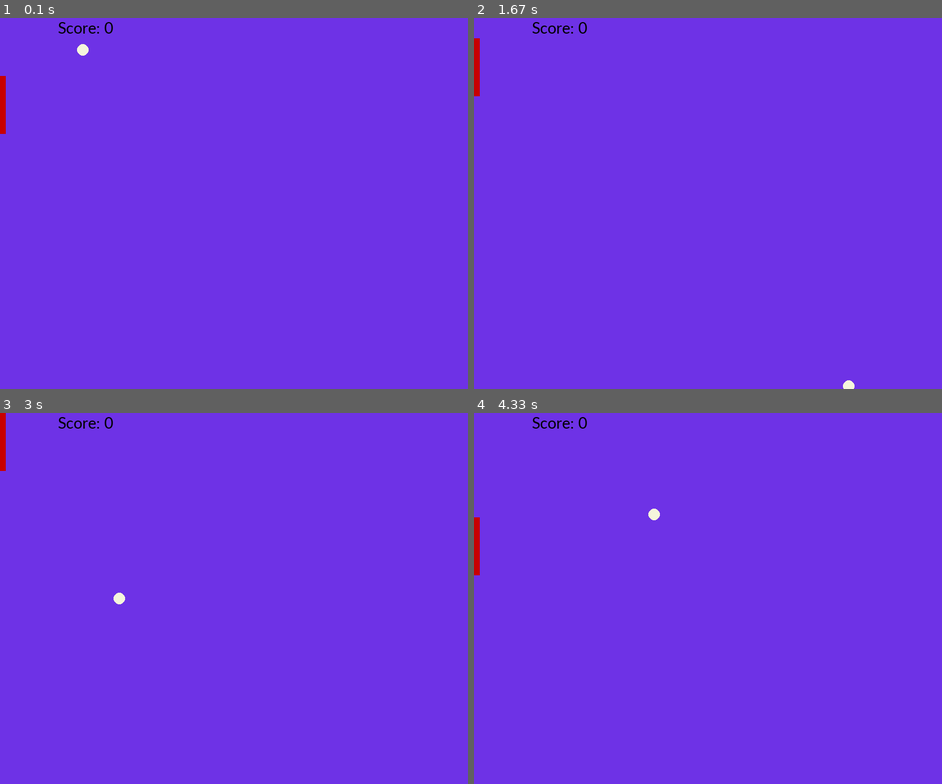
Above: before the commit, frames 1-4 (two rows, left to right).
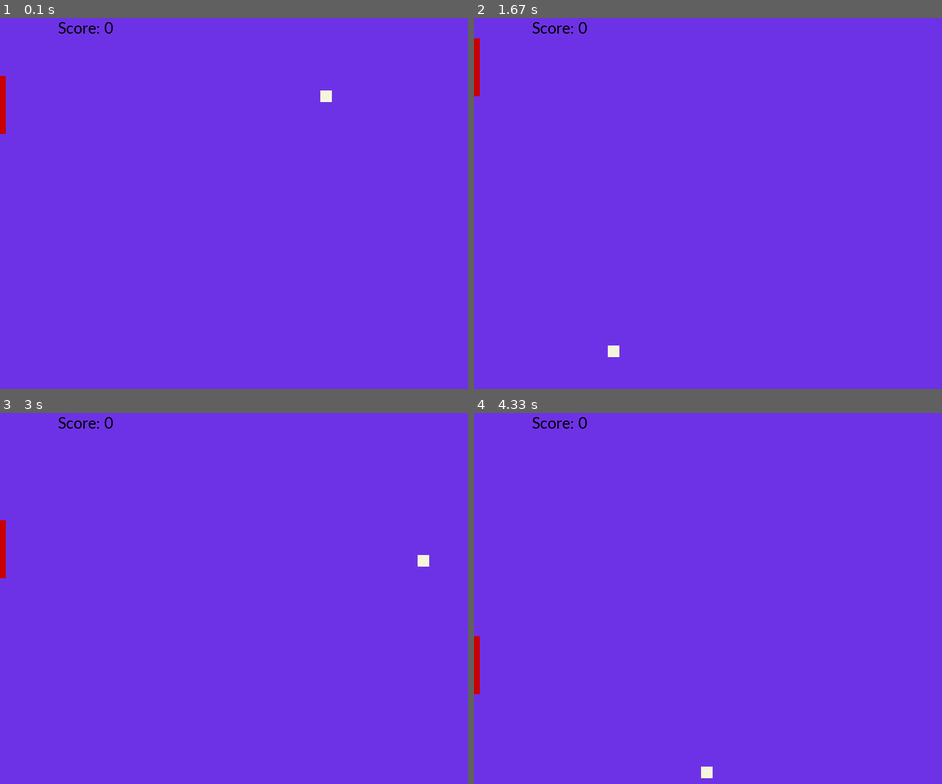
Above: after the commit, the same moments.

Repository: BackMountainDevil/pongPygame
Game: pygame game, started from pong.py
The game is run twice, just before and just after one commit, with the same random seed, the same clock (stepped at 60 frames per second) and the same inputs.
Inputs:
- Up to frame 1 (0.1 s): no input
- Up to frame 2 (1.67 s): hold W 0.33-0.8 s; hold S 0.83-1.13 s; tap Space at 0.9, 1.23, 1.63 s; hold W 1.17-1.53 s; hold S from 1.57 s (still down)
- Up to frame 3 (3 s): release S at 1.93 s; hold W 1.97-2.27 s; tap Space at 2.03, 2.37, 2.7 s; hold S 2.3-2.6 s; hold W from 2.63 s (still down)
- Up to frame 4 (4.33 s): release W at 3 s; hold S 3.03-3.4 s; tap Space at 3.1, 3.5, 3.83, 4.17 s; hold W 3.43-3.73 s; hold S 3.77-4.07 s; hold W from 4.1 s (still down)

The runs differ from the first frame. In frame 1, 0.1% of the frame differs, in the area x 16-71%, y 7-23%; in frame 2, 0.1%; in frame 3, 0.5%, in the area x 0-92%, y 0-52%; in frame 4, 0.5%.

Commit message:
使用sprite进行碰撞检测、用Group绘制

Diff:
--- a/ball.py
+++ b/ball.py
@@ -1,21 +1,26 @@
-class ball():
+import pygame
+
+
+class ball(pygame.sprite.Sprite):
     """
     乒乓球类，存放相关参数
     """
-    x = 80  # 球数据
-    y = 10
+
     radius = 10
     speedx = 7
     speedy = 5
-    WIDTH = -1
-    HEIGHT = -1
 
-    def __init__(self, width, height):
+    def __init__(self, color, width, height):
+        pygame.sprite.Sprite.__init__(self)
+
+        self.image = pygame.Surface([width, height])
+        self.image.fill(color)
+        self.rect = self.image.get_rect()  # 位置数据
         self.WIDTH = width
         self.HEIGHT = height
 
     def reset(self):
-        self.x = 80  # 球数据
-        self.y = 10
+        self.rect.x = 490  # 球数据
+        self.rect.y = 80
         self.speedx = 7
         self.speedy = 5
--- a/pong.py
+++ b/pong.py
@@ -31,9 +31,6 @@
 
 
 def main():
-    bball = ball(WIDTH, HEIGHT)
-    rkt = racket()
-
     isload = False  # 音乐是否载入
     isfont = False  # 字体是否存在
     ispause = False  # 是否暂停
@@ -42,6 +39,19 @@
     pygame.init()
     screen = pygame.display.set_mode((WIDTH, HEIGHT))
     pygame.display.set_caption('Pong Pygame program')
+
+    bball = ball(CBALL, 20, 20)
+    bball.rect.x = 490
+    bball.rect.y = 80
+    rkt = racket(CRKT, 10, 100)
+    rkt.rect.x = 0
+    rkt.rect.y = 100
+
+    ball_list = pygame.sprite.Group()   # 存放小球
+    all_list = pygame.sprite.Group()    # 存放全部
+    ball_list.add(bball)
+    all_list.add(bball)
+    all_list.add(rkt)
 
     pygame.mixer.init()  # 初始化音频模块并载入音频文件
     try:
@@ -87,19 +97,19 @@
                         mbegin.play()
 
         if (not ispause) and (not isfail):  # 未暂停且未结束的情况下才处理移动
-            if (rkt.rkty - rkt.rkstep >= 0) and pygame.key.get_pressed()[K_w]:
-                rkt.rkty = rkt.rkty - rkt.rkstep
-            if (rkt.rkty + rkt.rkth + rkt.rkstep <=
+            if (rkt.rect.y - rkt.rkstep >=
+                    0) and pygame.key.get_pressed()[K_w]:
+                rkt.rect.y = rkt.rect.y - rkt.rkstep
+            if (rkt.rect.y + rkt.rkth + rkt.rkstep <=
                     HEIGHT) and pygame.key.get_pressed()[K_s]:
-                rkt.rkty = rkt.rkty + rkt.rkstep
+                rkt.rect.y = rkt.rect.y + rkt.rkstep
 
-            if bball.x > WIDTH:  # 球的边界处理
+            if bball.rect.x > WIDTH:  # 球的边界处理
                 bball.speedx = -bball.speedx
-            elif bball.x < (rkt.rkwh + bball.radius):  # 左边界
-                if (bball.y > rkt.rkty) and (bball.y <
-                                             (rkt.rkty + rkt.rkth)):  # 球拍范围内
+            elif bball.rect.x < (bball.radius):  # 左边界
+                if pygame.sprite.collide_rect(rkt, bball):  # sprite自带的碰撞检测
+                    score = score + 1
                     bball.speedx = -bball.speedx
-                    score = score + 1  # 得分
                     if isload:  # 避免音频未正确加载导致的程序异常结束
                         mhit.play()
                 else:  # 未击中球拍
@@ -107,15 +117,10 @@
                     isfail = True
                     if isload:
                         mfail.play()
-            if (bball.y > HEIGHT or bball.y < 0):  # 上下边界
+            if (bball.rect.y > HEIGHT or bball.rect.y < 0):  # 上下边界
                 bball.speedy = -bball.speedy
-            bball.x = bball.x + bball.speedx
-            bball.y = bball.y + bball.speedy
-
-        pygame.draw.rect(screen, CRKT, (0, rkt.rkty, rkt.rkwh, rkt.rkth),
-                         0)  # 画填充矩形：球拍
-        pygame.draw.circle(screen, CBALL, (bball.x, bball.y), bball.radius,
-                           0)  # 画实心球
+            bball.rect.x = bball.rect.x + bball.speedx
+            bball.rect.y = bball.rect.y + bball.speedy
 
         if isfail and isfont:
             tover = ftg.render("Game Over", True, CFONT)
@@ -125,7 +130,8 @@
         if isfont:
             text = ft.render("Score: " + str(score), True, CFONT)
             screen.blit(text, (100, 0))
-        pygame.display.update()
+        all_list.draw(screen)   # 绘制所有的sprite对象
+        pygame.display.flip()
 
 
 if __name__ == '__main__':
--- a/racket.py
+++ b/racket.py
@@ -1,11 +1,20 @@
-class racket():
+import pygame
+
+
+class racket(pygame.sprite.Sprite):
     """
     球拍类，存放相关参数
     """
-    rkty = 100  # 球拍数据，球拍默认位置
+
     rkth = 100  # 球拍默认宽度
     rkwh = 10  # 球拍厚度
     rkstep = 5  # 每次移动球拍的距离
 
+    def __init__(self, color, width, height):
+        pygame.sprite.Sprite.__init__(self)
+        self.image = pygame.Surface([width, height])
+        self.image.fill(color)
+        self.rect = self.image.get_rect()  # 位置数据
+
     def reset(self):
-        self.rkty = 100
+        self.rect.y = 100
Not shown, changed: README.md
